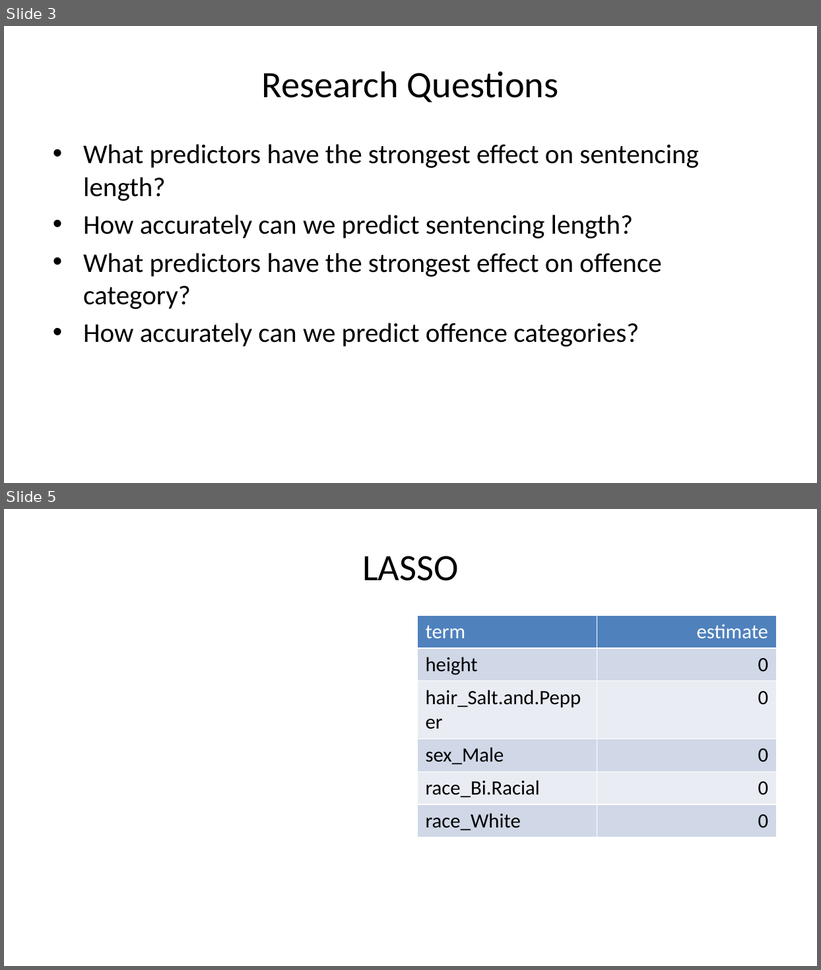
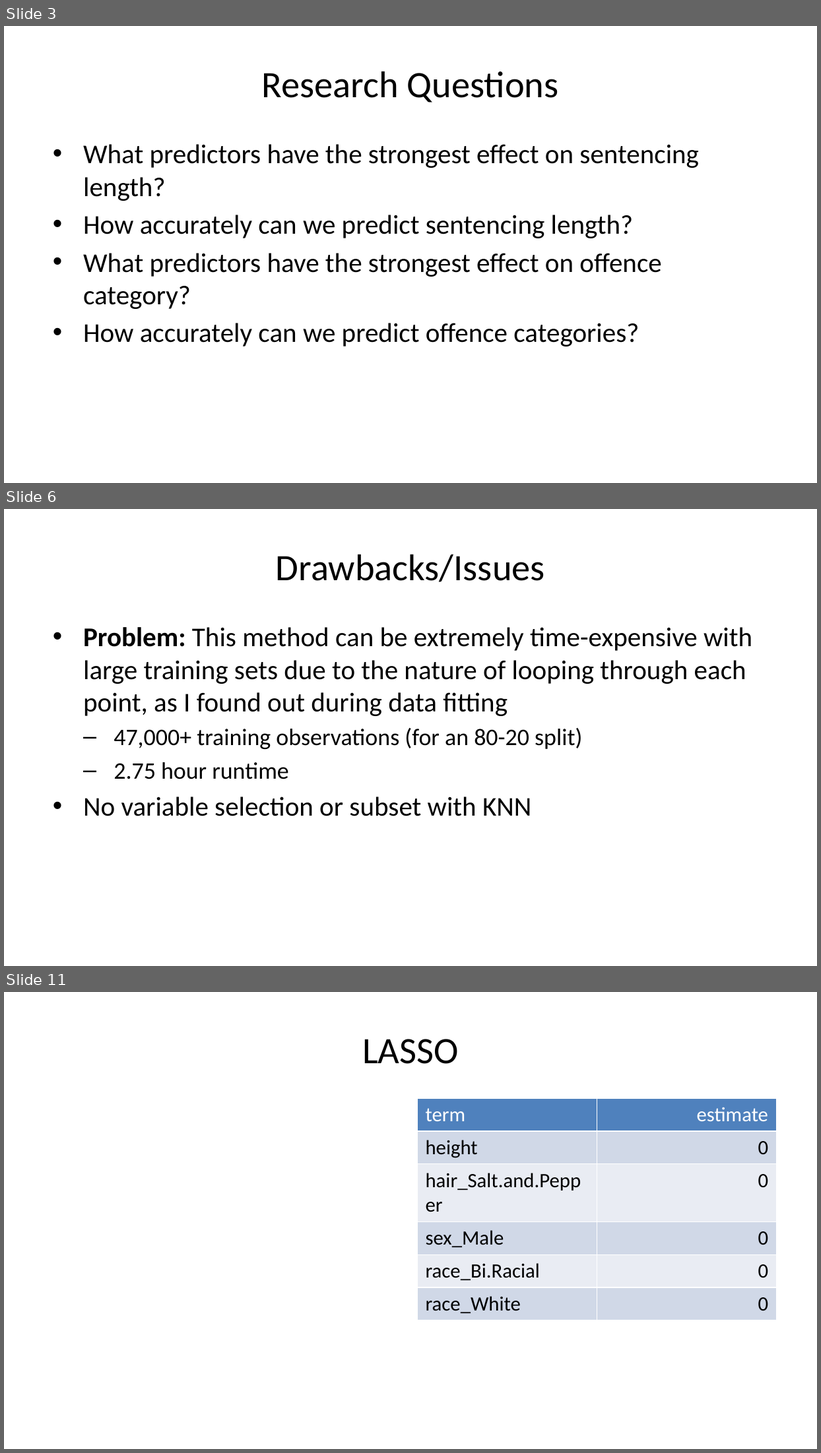
Before and after one commit to dsci445-csu/project-5, a slide deck: Presentation/Presentation.pptx. Shown one above the other, each under a label of ours: slides 3 and 5 before the commit, slides 3, 6 and 11 after it; the slides between them are not shown. The pictures are 821x970 and 821x1453 pixels, drawn with LibreOffice and Linux fonts; fonts in the diff are those of the drawing. Boxes give left, top, right and bottom in pixels: in the first picture for what was removed or moved away, otherwise in the second. Text is boxed around its words. In the diff, an @@ line names an element or a change of style, - is before the commit and + after.

```diff
--- a/Presentation/Presentation.pptx
+++ b/Presentation/Presentation.pptx
@@ slide 6 added at (4,509,817,966), background #FFFFFF @@
@@ title added at (276,554,545,582), 33 pt, text #000000 @@
+Drawbacks/Issues
@@ text added at (83,627,752,817), 24 pt, text #000000 @@
+• Problem: This method can be extremely time-expensive with large training sets due to the nature of looping through each point, as I found out during data fitting
+  – 47,000+ training observations (for an 80-20 split)
+  – 2.75 hour runtime
+• No variable selection or subset with KNN
@@ what was slide 5 is now slide 11 @@
```
Also in this commit, not shown: 6 other slides added, 1 slide removed, 3 other files.
